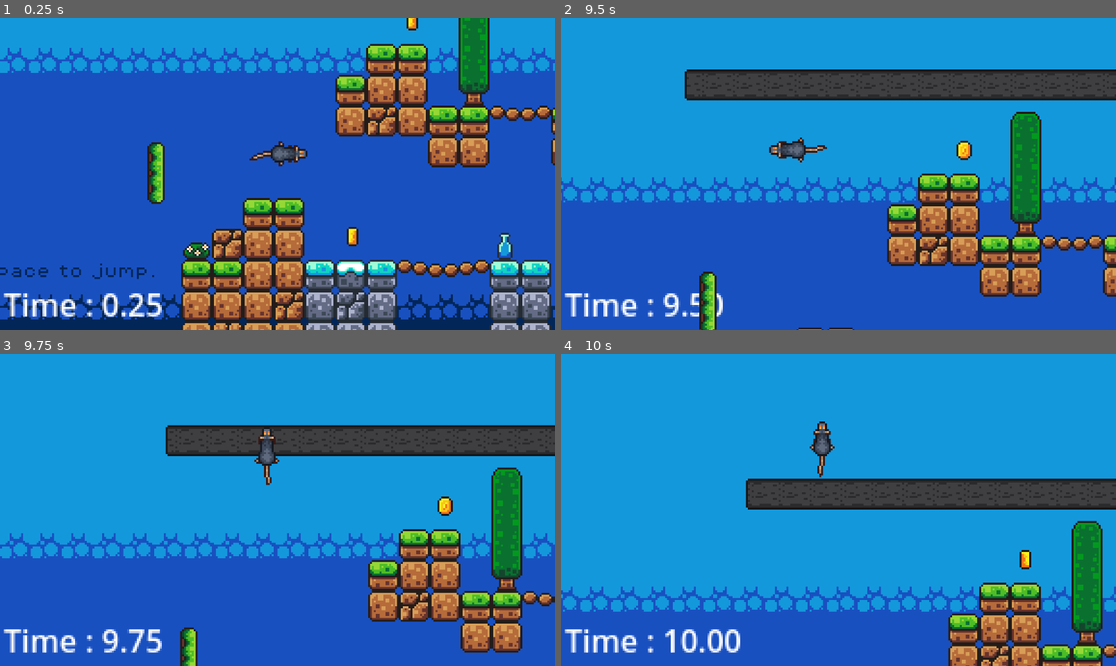
Above: before the commit, frames 1-4 (two rows, left to right).
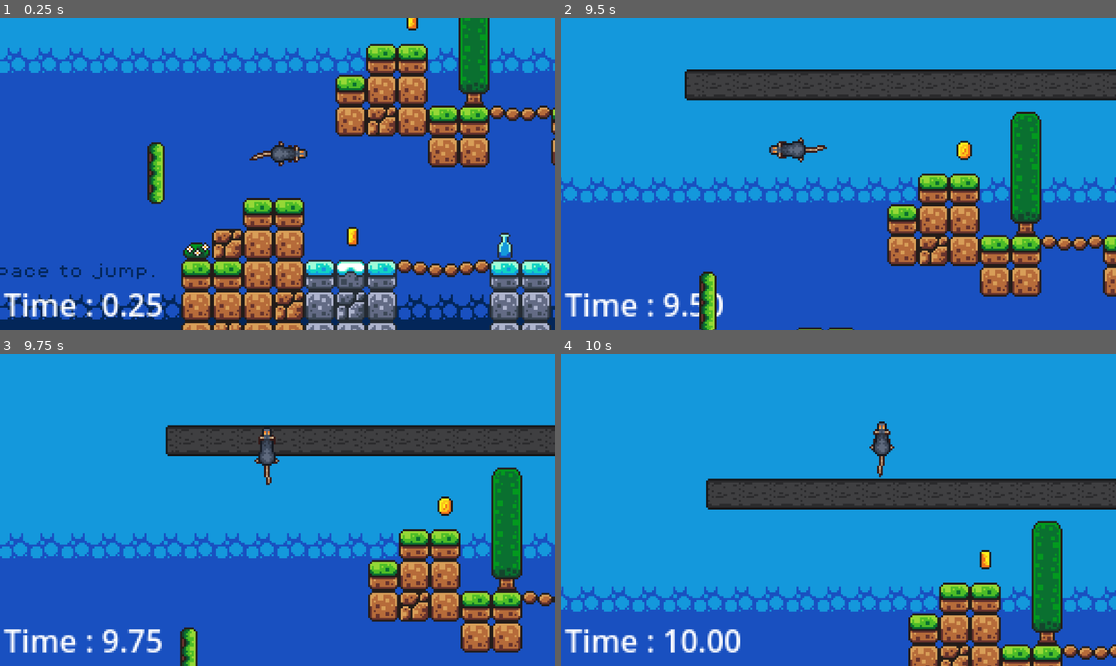
Above: after the commit, the same moments.

Repository: OzanKutlar/SpeedJamOyunu
Game: Godot game, scene res://scenes/game.tscn
Two runs of this game, one before a commit and one after it. Both use one fixed random seed, a clock stepped at 60 frames per second and the inputs below.
Inputs:
- Up to frame 1 (0.25 s): no input
- Up to frame 2 (9.5 s): hold Right (move_right) 0.53-1.28 s; hold S (move_down) 1.28-2.03 s; hold Right (move_right) 2.03-2.78 s; hold W (move_up) 2.78-3.53 s; hold Left (move_left) 3.53-5.03 s; hold S (move_down) 5.03-5.78 s; hold Right (move_right) 5.78-6.53 s; hold W (move_up) 6.53-7.28 s; hold Right (move_right) 7.28-8.03 s; hold S (move_down) 8.03-8.78 s; hold Left (move_left) from 8.78 s (still down)
- Up to frame 3 (9.75 s): release Left (move_left) at 9.53 s; hold W (move_up) from 9.53 s (still down)
- Up to frame 4 (10 s): keep holding W (move_up)

Frames 1-3 are identical in both runs. In frame 4, 14% of the frame differs, in the area x 0-100%, y 21-100%.

Commit message:
Fixed some warnings and minor errors

Diff:
--- a/scenes/game.tscn
+++ b/scenes/game.tscn
@@ -603,7 +603,7 @@
 position = Vector2(-27, -71)
 rotation = 6.28319
 size = 300
-speed = -2
+speed = 6
 
 [node name="AOE-Killzone" type="Area2D" parent="."]
 position = Vector2(33, -26)
--- a/scripts/map_scripts/expandable.gd
+++ b/scripts/map_scripts/expandable.gd
@@ -1,6 +1,5 @@
 extends Node2D
 
-@onready var timer = $Timer
 
 @export var size = 0
 
@@ -39,19 +38,19 @@
 			return
 
 		# Duplicate the middle instance
-		var duplicate = middle.duplicate() as AnimatedSprite2D
-		duplicate.play("conveyor_mid")
-		if duplicate == null:
-			print("Failed to duplicate 'middle'.")
+		var duplicateMid = middle.duplicate() as AnimatedSprite2D
+		duplicateMid.play("conveyor_mid")
+		if duplicateMid == null:
+			print("Failed to duplicateMid 'middle'.")
 			return
 
-		duplicate.name = "middle_Duplicate_" + str(i + 1)
+		duplicateMid.name = "middle_duplicateMid_" + str(i + 1)
 
-		# Offset duplicates for better visibility (optional)
-		duplicate.position.x = middle.position.x + (16 * (i + 1))  # Adjust offset for 3D; use position for 2D
-		end = duplicate
-		# Add the duplicate to the same parent as `middle`
-		add_child(duplicate)
+		# Offset duplicateMids for better visibility (optional)
+		duplicateMid.position.x = middle.position.x + (16 * (i + 1))  # Adjust offset for 3D; use position for 2D
+		end = duplicateMid
+		# Add the duplicateMid to the same parent as `middle`
+		add_child(duplicateMid)
 
 	end.play("conveyor_end")
 	killzone.scale.x = -(size + 1)
--- a/scripts/player.gd
+++ b/scripts/player.gd
@@ -25,7 +25,7 @@
 	handle_movement(delta)
 	state_handler(delta)
 
-func handle_movement(delta):
+func handle_movement(_delta):
 
 	# Camera Smoothing
 	camera.global_position = camera.global_position.lerp(self.global_position, 0.1)
